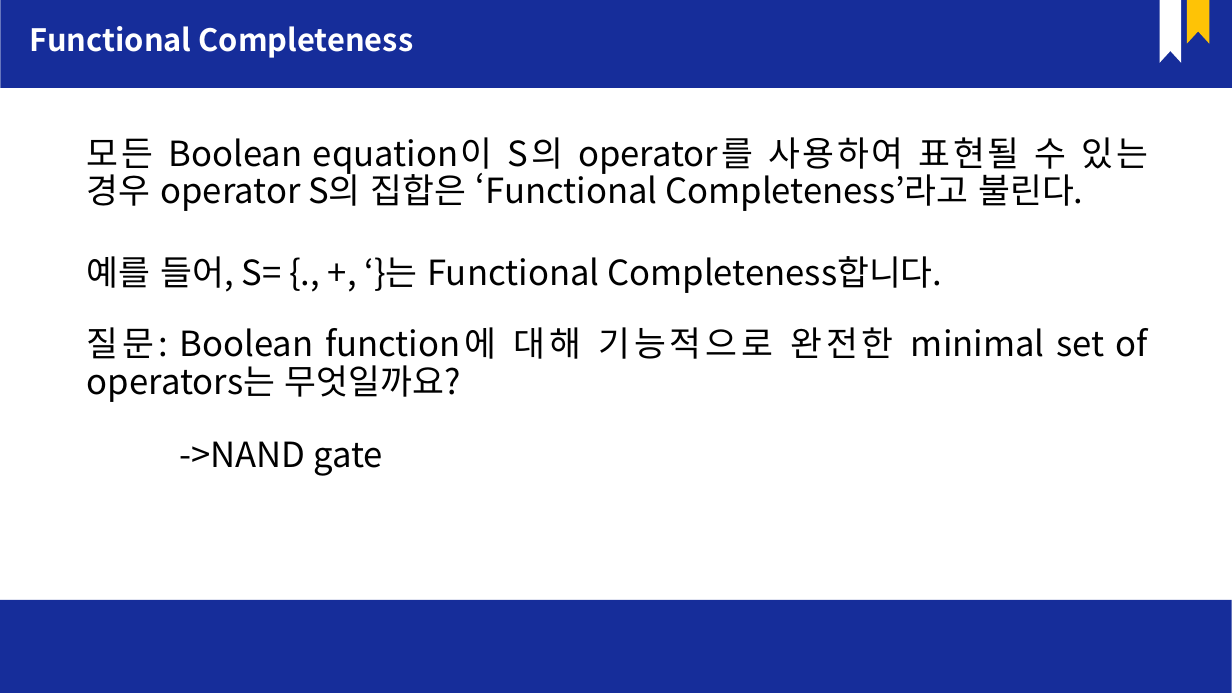
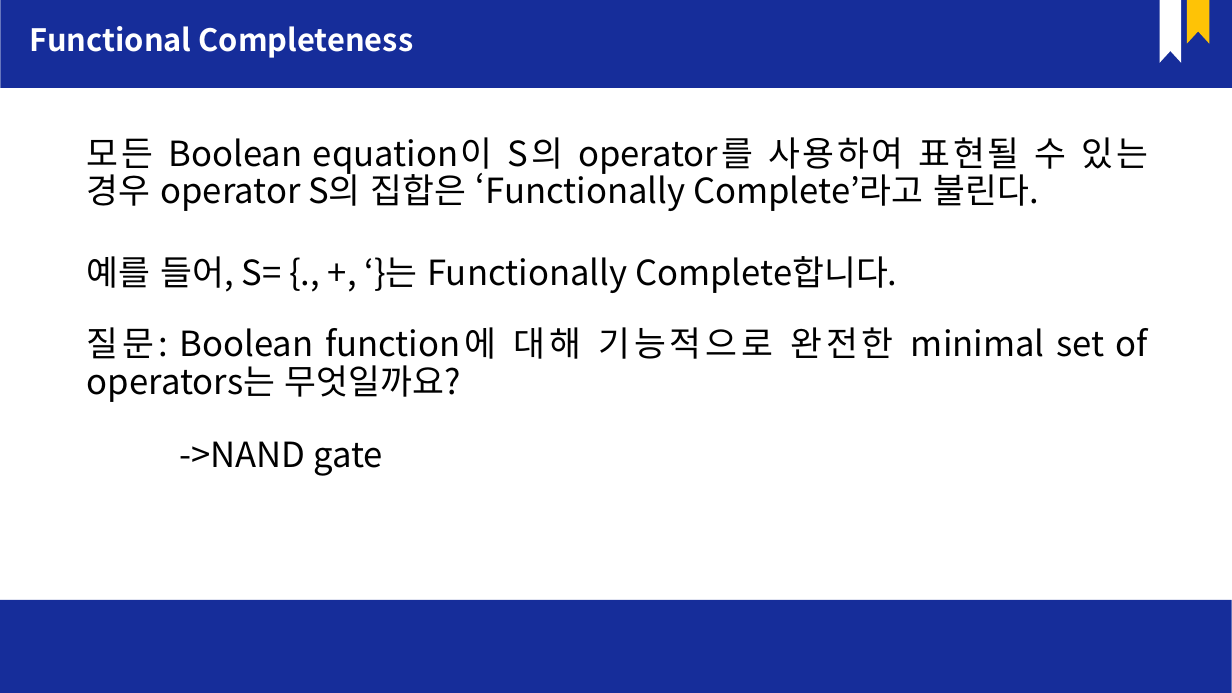
Before and after one commit to RE-CODER-2022/Digital-Logic-Circuit, a slide deck: slide 24 of 3_digital_logic_circuit.pptx. Drawn at 1232x693 pixels with LibreOffice and Linux fonts; fonts in the diff are those of the drawing. Boxes give left, top, right and bottom in pixels: in the first picture for what was removed or moved away, otherwise in the second. Text is boxed around its words. In the diff, an @@ line names an element or a change of style, - is before the commit and + after.

```diff
--- a/3_digital_logic_circuit.pptx
+++ b/3_digital_logic_circuit.pptx
@@ text at [87, 137, 1148, 211]: text changed @@
-모든 Boolean equation이 S의 operator를 사용하여 표현될 수 있는 경우 operator S의 집합은 ‘Functional Completeness’라고 불린다.
+모든 Boolean equation이 S의 operator를 사용하여 표현될 수 있는 경우 operator S의 집합은 ‘Functionally Complete’라고 불린다.
@@ text at [87, 256, 897, 293]: text changed @@
-예를 들어, S= {., +, ‘}는 Functional Completeness합니다.
+예를 들어, S= {., +, ‘}는 Functionally Complete합니다.
```
Also in this commit, not shown: 1 other slide changed.
